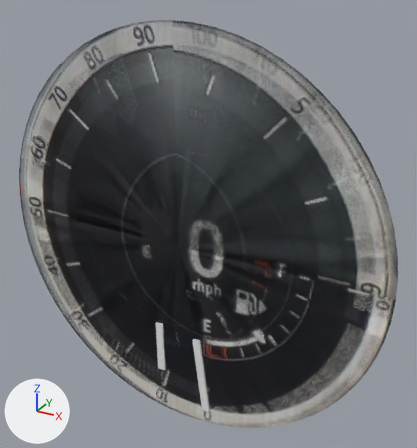
The OBJ model public/models/landRoverDash.obj as it was, and as the next commit left it.
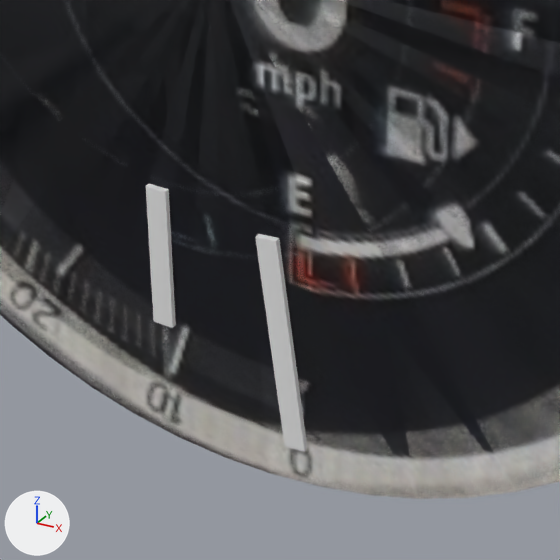
Each version is shown whole from a camera (50 mm lens) standing at (1.294, -2.06, 1.176) and looking at (0.104, 0.104, 0.094), then close up on the part from 26% to 71% of the width and 58% to 100% of the height. Lighting does not change. The marker at lower left points along +X, +Y and +Z. Where no turn or scale is listed for an object, it has been applied to the vertices.

Names of what the first close-up shows: 'RevCounterDial_Circle.001', 'RevCounterHand_Cube.002', 'SpeedometerDial_Circle', 'SpeedometerHand_Cube'.
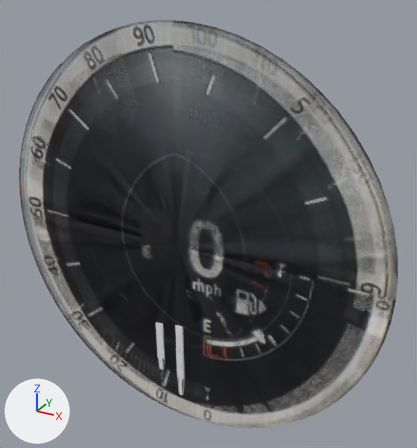
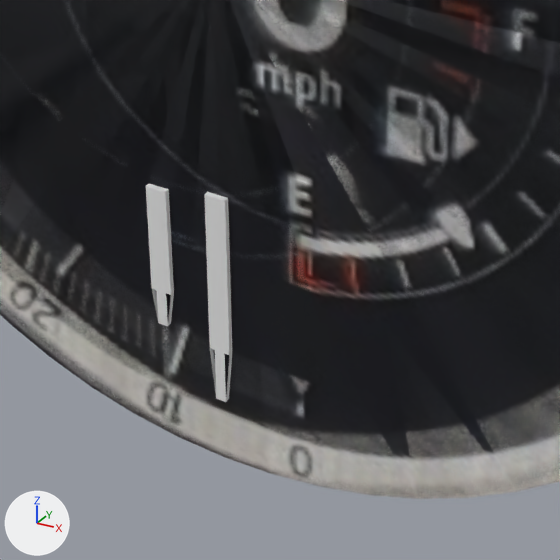
Edits to the scene script, one JSON object a line:
```json
{"block": "me_revcounterhand_cube_002", "where": "# used by ob_revcounterhand_cube_002; location = (0.0, 0.0, 0.0)"}
{"op": "remove", "block": "me_revcounterhand_cube_002", "code": "me_revcounterhand_cube_002.from_pydata(...)  # 8 vertices, 6 faces; spans x -0.139..-0.095, y -0.01..0.01, z -0.74..-0.46"}
{"op": "add", "block": "me_revcounterhand_cube_002", "code": "me_revcounterhand_cube_002.from_pydata(...)  # 88 vertices, 84 faces; spans x -0.139..-0.096, y -0.01..0.01, z -0.74..-0.46"}
{"block": "me_revcounterhand_cube_002", "change": "me_revcounterhand_cube_002 part 1"}
{"block": "me_revcounterhand_cube_002", "change": "4 vertices are removed from x -0.135..-0.095, y -0.01..0.01, z -0.74"}
{"block": "me_revcounterhand_cube_002", "change": "6 faces are deleted"}
{"block": "me_revcounterhand_cube_002", "change": "17 vertices are added at x -0.138..-0.097, y -0.01..0.01, z -0.74..-0.53"}
{"block": "me_revcounterhand_cube_002", "change": "6 new vertices lie (0.0, -0.005, 0.0) away from vertices in x -0.139..-0.097, y 0.01, z -0.6..-0.46"}
{"block": "me_revcounterhand_cube_002", "change": "7 new vertices lie (-0.01, 0.0, 0.0) away from vertices in x -0.099..-0.097, y -0.01..0.01, z -0.6..-0.46"}
{"block": "me_revcounterhand_cube_002", "change": "8 new vertices lie (0.001, 0.0, -0.07) away from vertices in x -0.137..-0.097, y -0.01..0.01, z -0.6"}
{"block": "me_revcounterhand_cube_002", "change": "9 new vertices lie (0.0, -0.005, 0.0) away from vertices in x -0.139..-0.096, y 0.005, z -0.67..-0.46"}
{"block": "me_revcounterhand_cube_002", "change": "10 new vertices lie (-0.01, 0.0, 0.0) away from vertices in x -0.109..-0.106, y -0.01..0.01, z -0.67..-0.46"}
{"block": "me_revcounterhand_cube_002", "change": "10 new vertices lie (0.0, 0.005, 0.0) away from vertices in x -0.139..-0.096, y -0.01, z -0.67..-0.46"}
{"block": "me_revcounterhand_cube_002", "change": "11 new vertices lie (0.01, 0.0, 0.0) away from vertices in x -0.139..-0.136, y -0.01..0.01, z -0.67..-0.46"}
{"block": "me_revcounterhand_cube_002", "change": "6 new vertices lie (0.001, 0.0, -0.07) away from vertices in x -0.126..-0.106, y -0.01..0.01, z -0.67"}
{"block": "me_revcounterhand_cube_002", "change": "84 new faces join them"}
{"block": "me_speedometerhand_cube", "where": "# used by ob_speedometerhand_cube; location = (0.0, 0.0, 0.0)"}
{"op": "remove", "block": "me_speedometerhand_cube", "code": "me_speedometerhand_cube.from_pydata(...)  # 8 vertices, 6 faces; spans x 0.076..0.169, y -0.01..0.01, z -0.907..-0.486"}
{"op": "add", "block": "me_speedometerhand_cube", "code": "me_speedometerhand_cube.from_pydata(...)  # 88 vertices, 84 faces; spans x -0.021..0.021, y -0.01..0.01, z -0.859..-0.439"}
{"block": "me_speedometerhand_cube", "change": "me_speedometerhand_cube part 2: the whole mesh is rebuilt"}
```

Changed parts and their boxes (x1, y1, x2, y2) in the close-ups (560 x 560 px):
```json
{"object": "SpeedometerHand_Cube", "change": "reshaped", "before": [255, 234, 307, 452], "after": [204, 192, 232, 402], "on screen": "45% narrower"}
{"object": "RevCounterHand_Cube.002", "change": "reshaped", "before": [146, 184, 176, 328], "after": [146, 184, 174, 326], "on screen": "6% narrower"}
```
